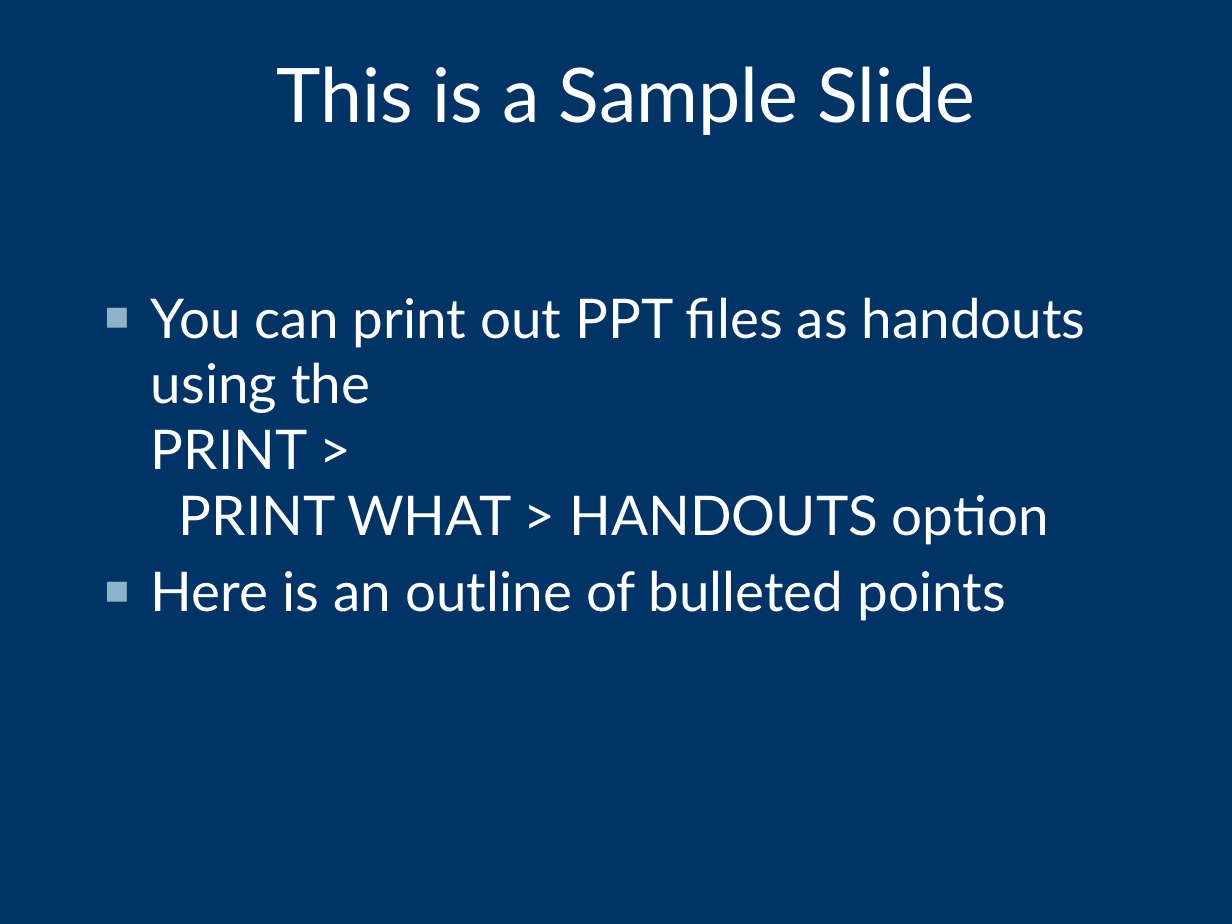
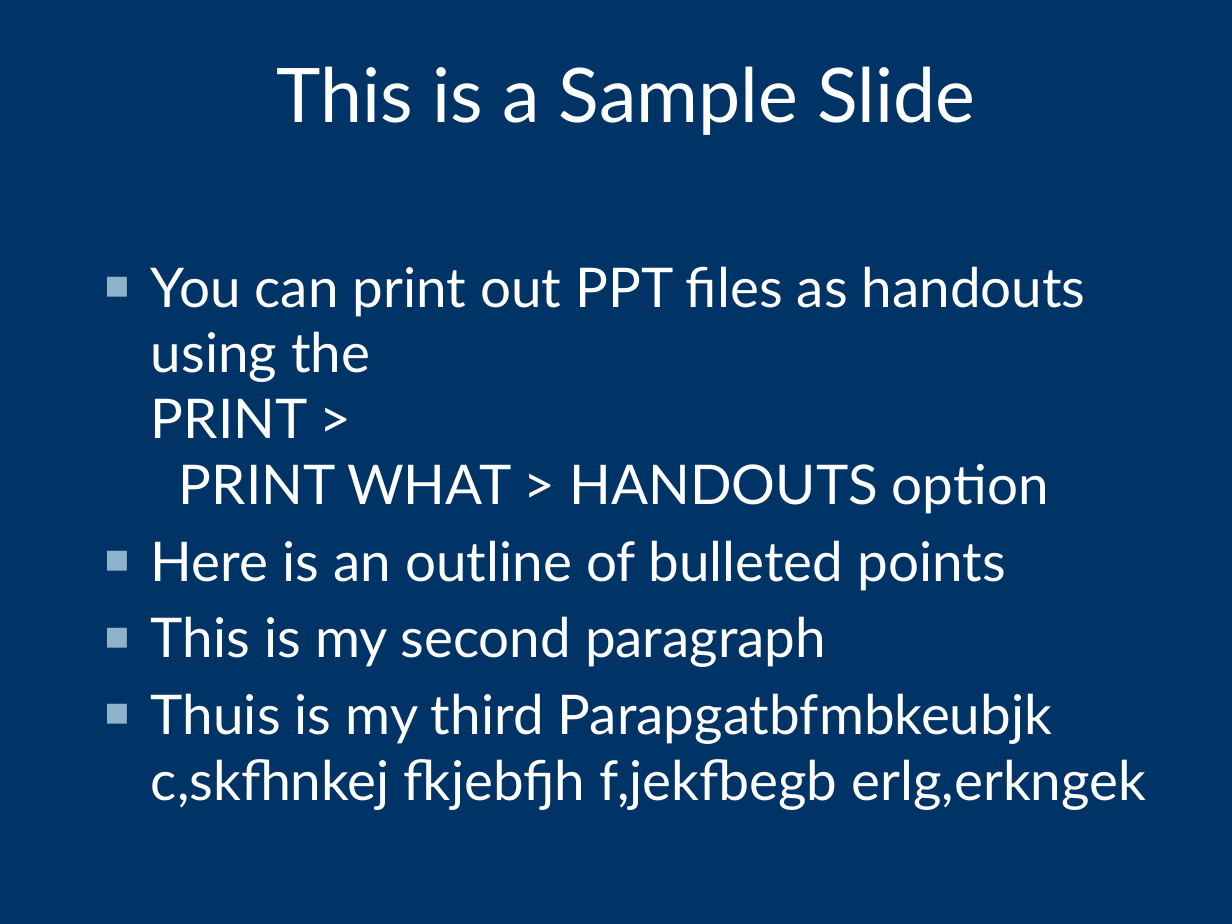
Before and after one commit to FazliddinFayziev/Analyse-pptx-file, a slide deck: slide 2 of sample.pptx. Drawn at 1232x924 pixels with LibreOffice and Linux fonts; fonts in the diff are those of the drawing; background and template pictures are left out. Boxes give left, top, right and bottom in pixels: in the first picture for what was removed or moved away, otherwise in the second. Text is boxed around its words. In the diff, an @@ line names an element or a change of style, - is before the commit and + after.

```diff
--- a/sample.pptx
+++ b/sample.pptx
@@ text "You can print out PPT ...": place and size @@
-text "You can print out PPT ..." at bbox=[151, 297, 1086, 621]
+text "You can print out PPT ..." at bbox=[151, 266, 1147, 810]
@@ text at bbox=[151, 616, 1147, 810]: paragraphs added @@
+■ This is my second paragraph
+■ Thuis is my third Parapgatbfmbkeubjk c,skfhnkej fkjebfjh f,jekfbegb erlg,erkngek
```
Also in this commit, not shown: 5 other files.
